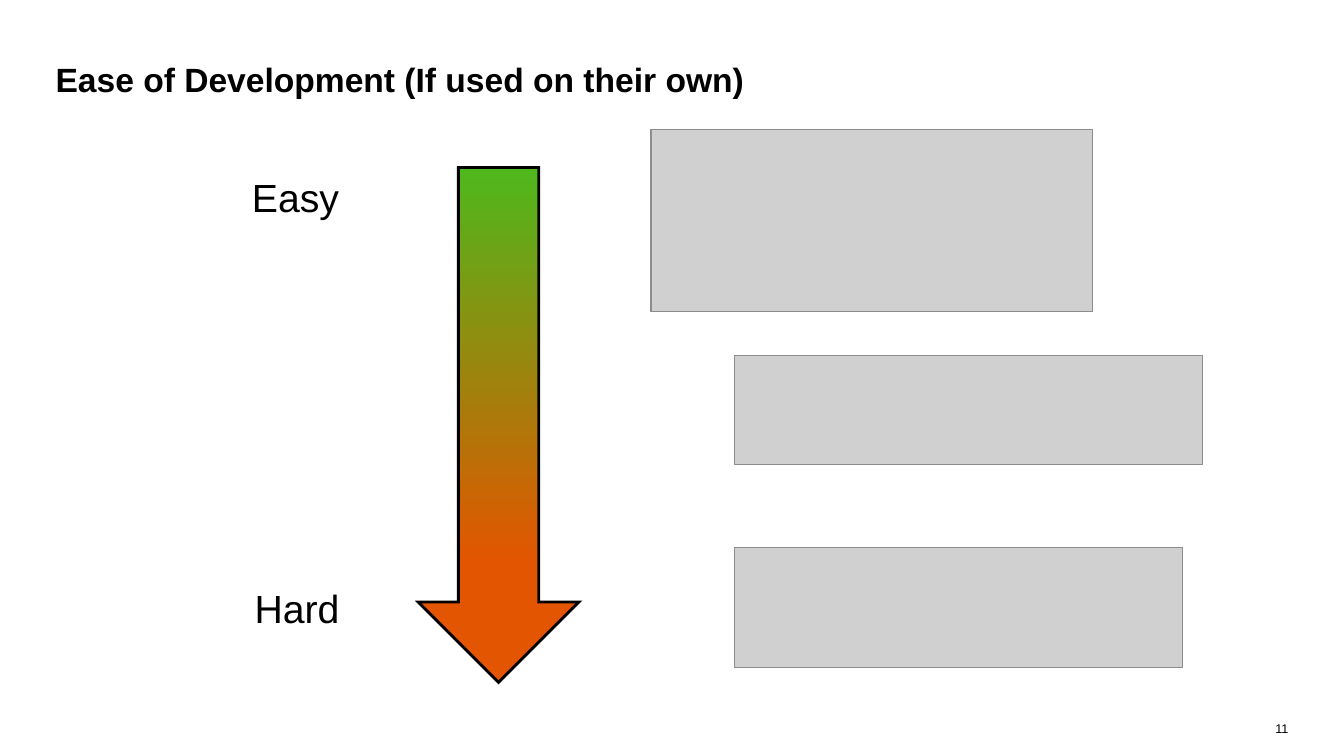
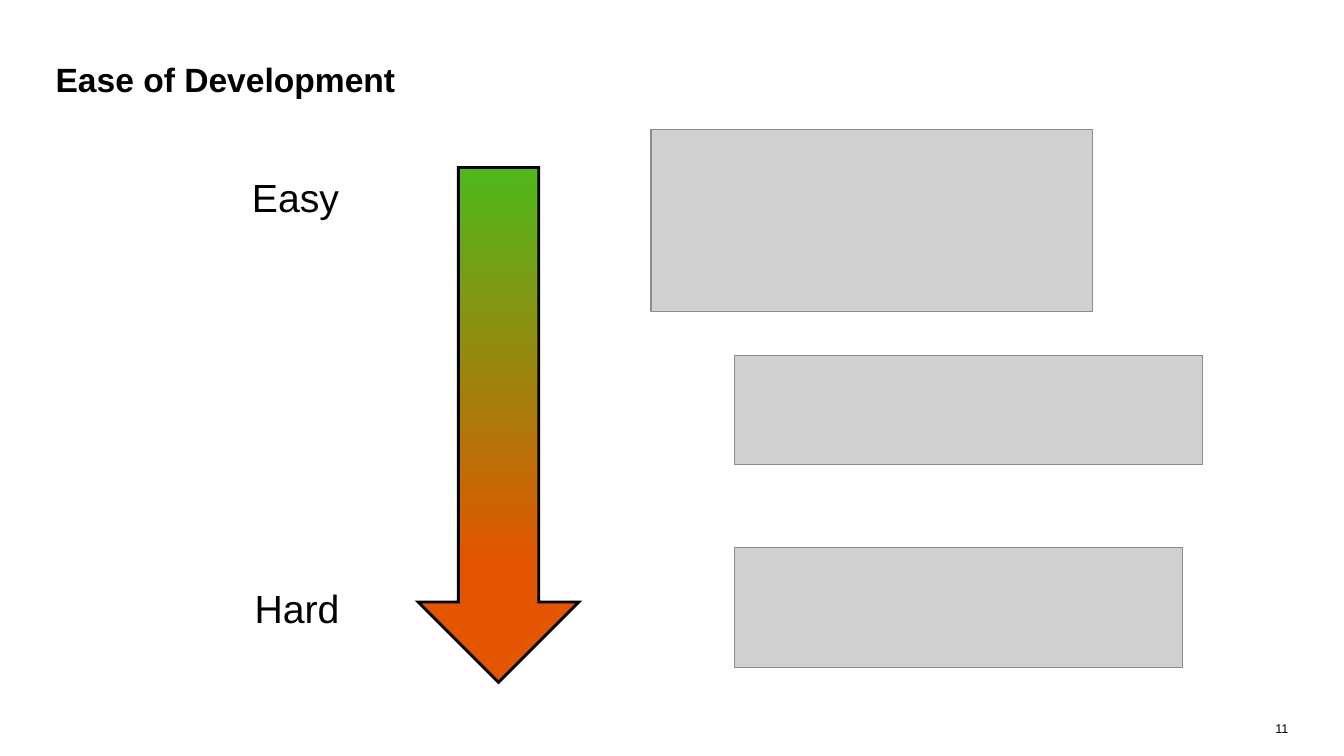
Before and after one commit to rishabh62/UI5con, a slide deck: slide 11 of UI5con.pptx. Drawn at 1344x756 pixels with LibreOffice and Linux fonts; fonts in the diff are those of the drawing; grey boxes stand for pictures. Boxes give left, top, right and bottom in pixels: in the first picture for what was removed or moved away, otherwise in the second. Text is boxed around its words. In the diff, an @@ line names an element or a change of style, - is before the commit and + after.

```diff
--- a/UI5con.pptx
+++ b/UI5con.pptx
@@ title at (x1=56, y1=67, x2=395, y2=99): text changed @@
-Ease of Development (If used on their own)
+Ease of Development
```
Also in this commit, not shown: 2 other slides changed.
